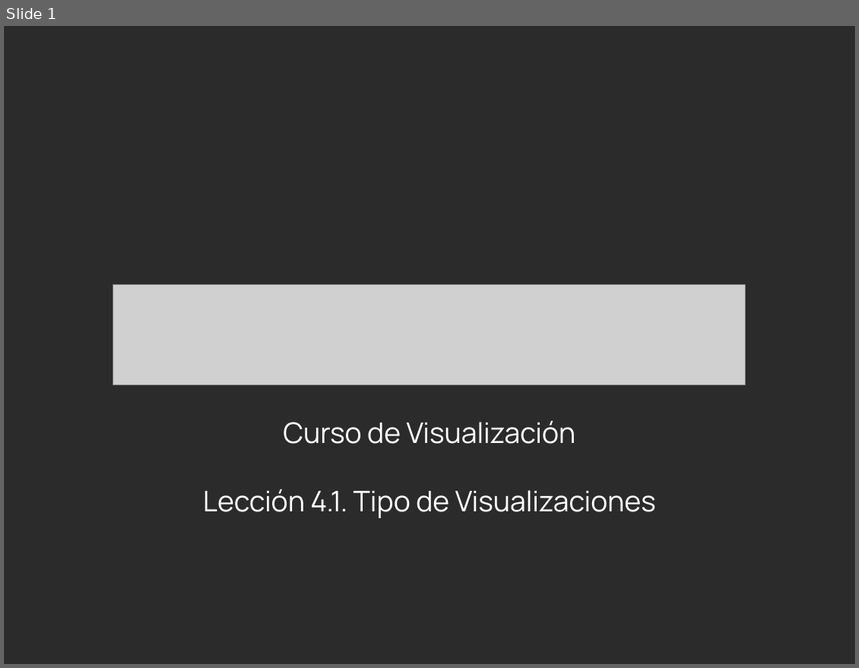
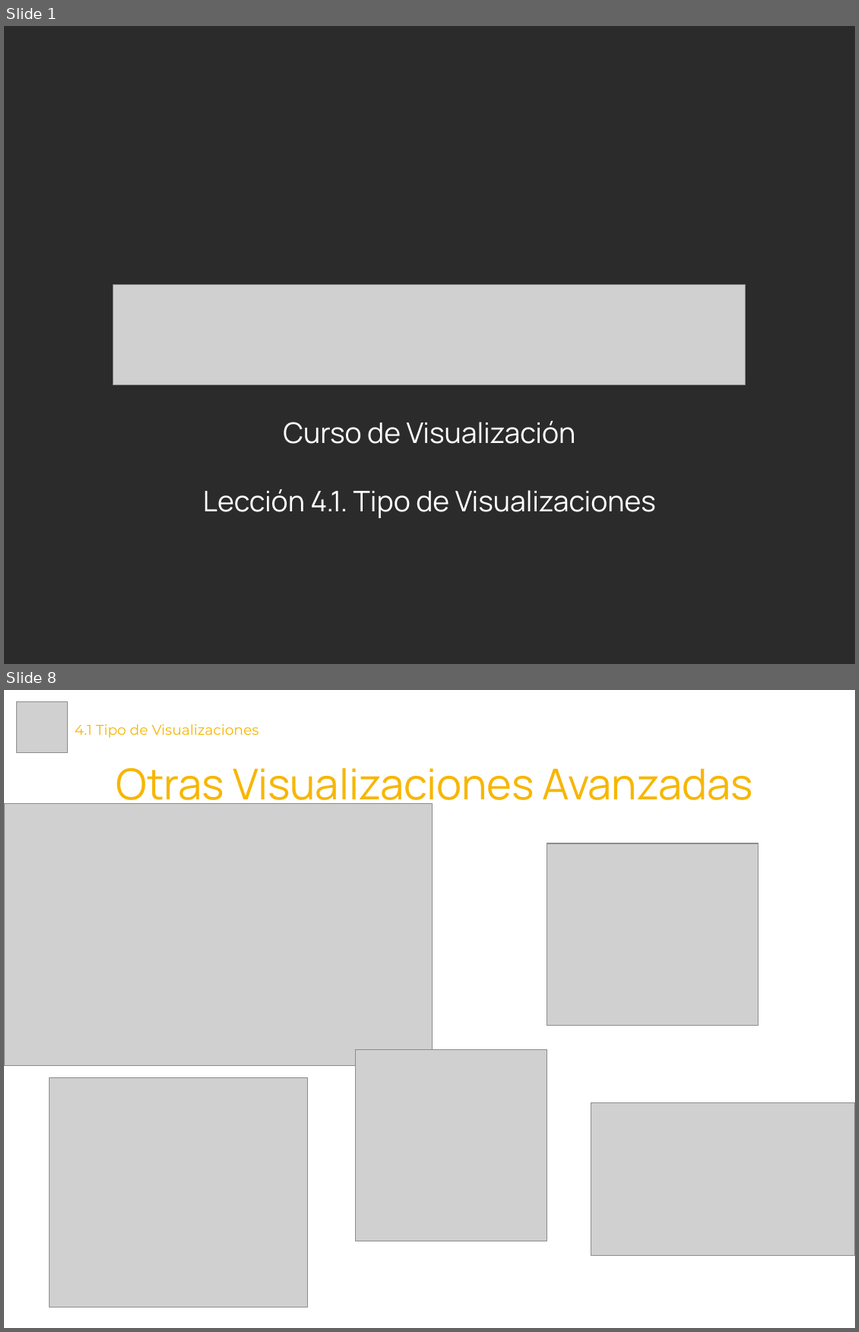
Before and after one commit to Laboratoria/curriculum, a slide deck: 18-data-visualization/Contenido Semana 2/4.1. Presentación - Tipo de Visualizaciones.pptx. Shown one above the other, each under a label of ours: slide 1 before the commit, slides 1 and 8 after it; the slides between them are not shown. The pictures are 859x668 and 859x1332 pixels, drawn with LibreOffice and Linux fonts; fonts in the diff are those of the drawing; grey boxes stand for pictures; background and template pictures are left out; a plain dark background stands for a picture behind light text. Boxes give left, top, right and bottom in pixels: in the first picture for what was removed or moved away, otherwise in the second. Text is boxed around its words. In the diff, an @@ line names an element or a change of style, - is before the commit and + after.

```diff
--- a/18-data-visualization/Contenido Semana 2/4.1. Presentación - Tipo de Visualizaciones.pptx
+++ b/18-data-visualization/Contenido Semana 2/4.1. Presentación - Tipo de Visualizaciones.pptx
@@ slide 8 added at bbox=[4, 690, 855, 1328], background #FFFFFF @@
@@ picture added at bbox=[16, 702, 67, 753] @@
@@ text added at bbox=[75, 724, 259, 738], 12 pt, text #F7B600 @@
+4.1 Tipo de Visualizaciones
@@ text added at bbox=[116, 768, 753, 810], 36 pt, text #F7B600 @@
+Otras Visualizaciones Avanzadas
@@ picture added at bbox=[4, 803, 432, 1065] @@
@@ picture added at bbox=[547, 844, 758, 1025] @@
@@ picture added at bbox=[356, 1050, 547, 1242] @@
@@ picture added at bbox=[49, 1078, 308, 1307] @@
@@ picture added at bbox=[591, 1103, 855, 1256] @@
```
Also in this commit, not shown: 1 slide changed, 5 other slides added, 5 other files.
